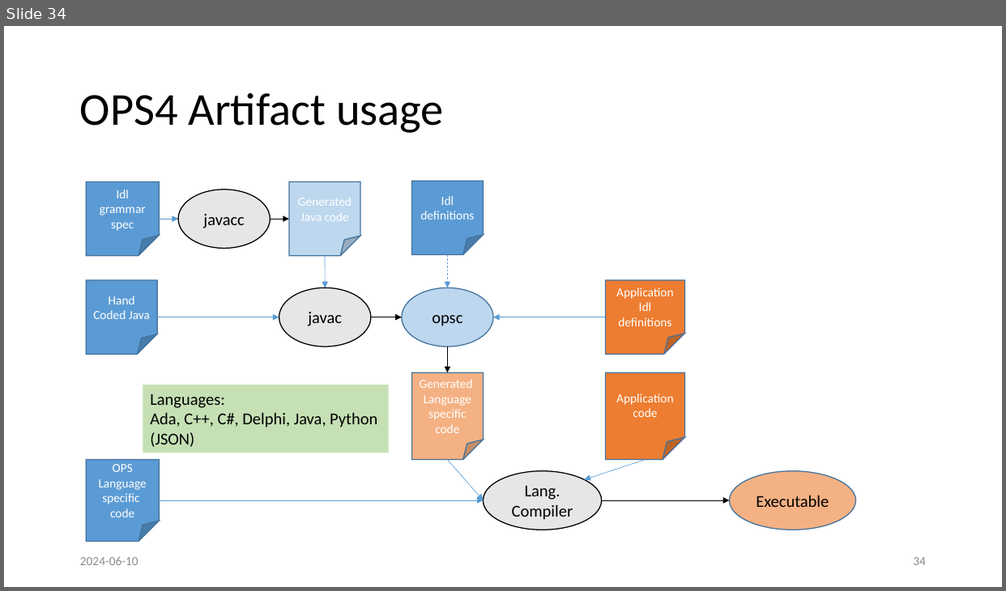
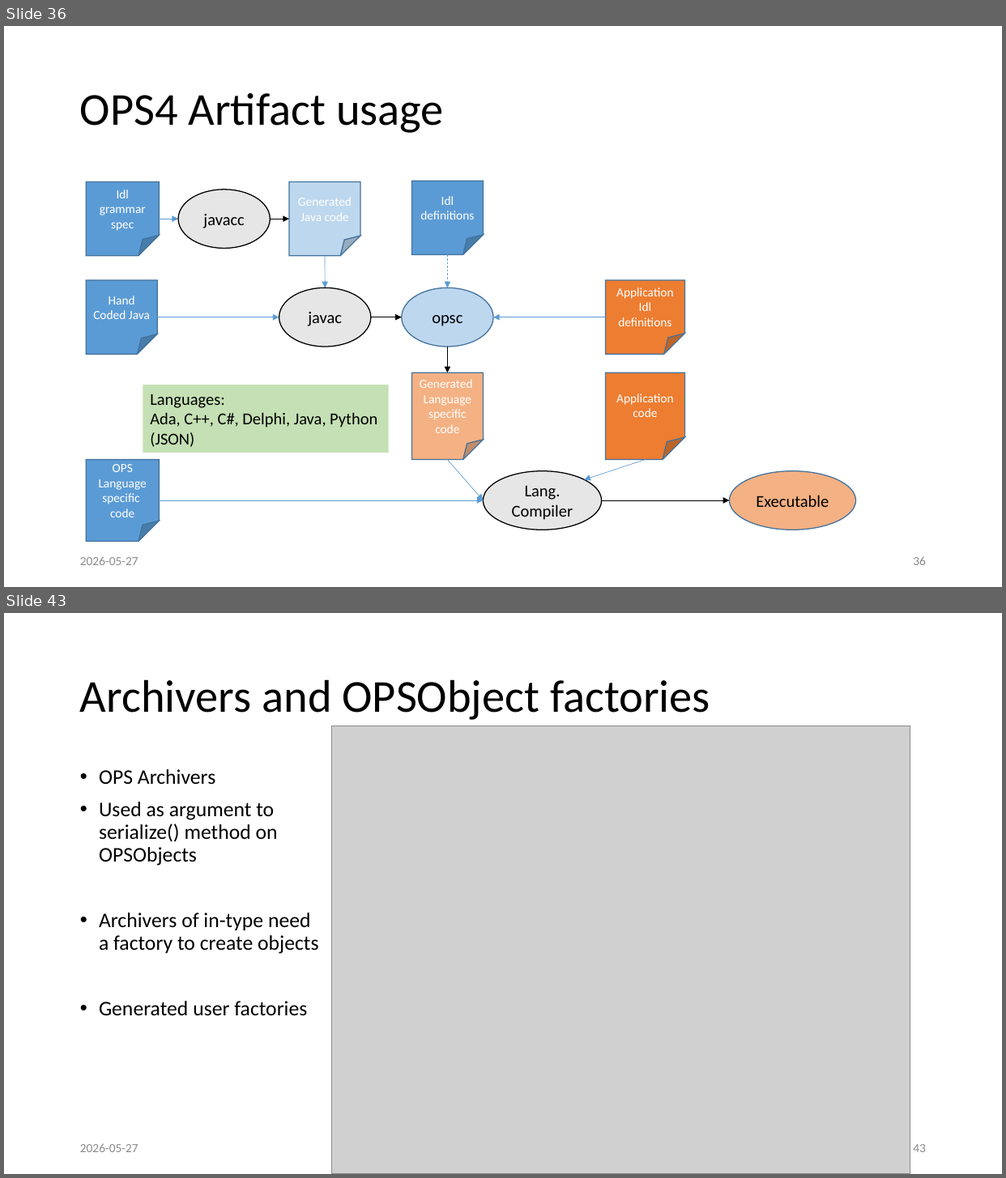
Before and after one commit to LelleAnd/ops, a slide deck: Doc/Ppt/OPS4 in depth.pptx. Shown one above the other, each under a label of ours: slide 34 before the commit, slides 36 and 43 after it; the slides between them are not shown. The pictures are 1006x591 and 1006x1178 pixels, drawn with LibreOffice and Linux fonts; fonts in the diff are those of the drawing; grey boxes stand for pictures. Boxes give left, top, right and bottom in pixels: in the first picture for what was removed or moved away, otherwise in the second. Text is boxed around its words. In the diff, an @@ line names an element or a change of style, - is before the commit and + after.

```diff
--- a/Doc/Ppt/OPS4 in depth.pptx
+++ b/Doc/Ppt/OPS4 in depth.pptx
@@ slide 43 added at (4,613,1002,1174), background #FFFFFF @@
@@ title added at (80,679,710,720), 44 pt, text #000000 @@
+Archivers and OPSObject factories
@@ picture added at (331,726,910,1174) @@
@@ text added at (99,769,318,1016), 20 pt, text #000000 @@
+• OPS Archivers
+• Used as argument to serialize() method on OPSObjects
+• Archivers of in-type need a factory to create objects
+• Generated user factories
@@ text added at (80,1144,138,1152), 12 pt, text #8C8C8C @@
+2026-05-27
@@ page number added at (913,1144,926,1152), 12 pt, text #8C8C8C @@
+43
@@ what was slide 34 is now slide 36 @@
@@ slide 36 changed as well @@
@@ text at (80,557,138,565): text changed @@
-2024-06-10
+2026-05-27
@@ page number at (913,557,926,565): text changed @@
-34
+36
```
Also in this commit, not shown: 32 other slides changed, 18 other slides added, 4 slides removed.
